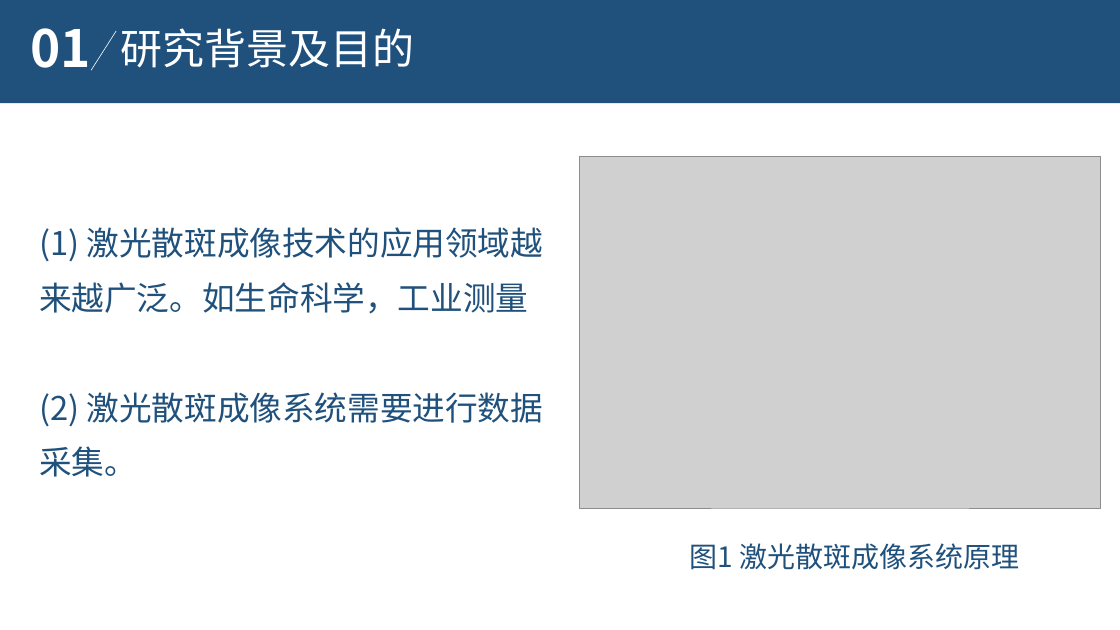
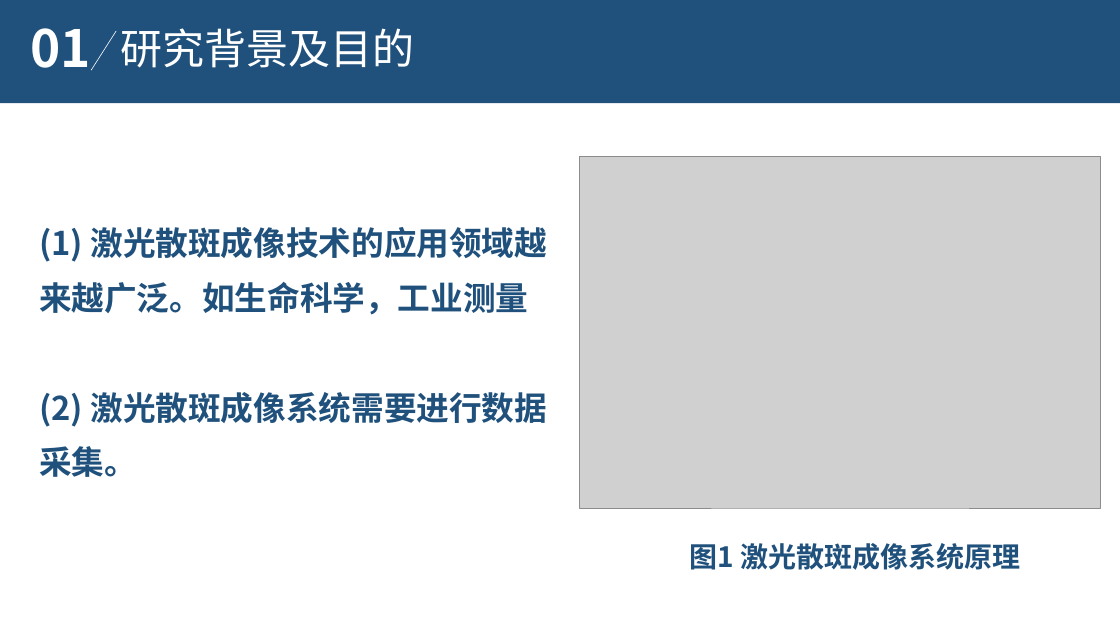
Before and after one commit to aihes/PylonCamera, a slide deck: slide 3 of paper/激光散斑系统CCD相机数据采集控制软件设计.ppt. Drawn at 1120x630 pixels with LibreOffice and Linux fonts; fonts in the diff are those of the drawing; grey boxes stand for pictures; background and template pictures are left out. Boxes give left, top, right and bottom in pixels: in the first picture for what was removed or moved away, otherwise in the second. Text is boxed around its words. In the diff, an @@ line names an element or a change of style, - is before the commit and + after.

```diff
--- a/paper/激光散斑系统CCD相机数据采集控制软件设计.ppt
+++ b/paper/激光散斑系统CCD相机数据采集控制软件设计.ppt
@@ text "(1) 激光散斑成像技术的应用领域越来越广泛。如生命科学，工业测量" at (39, 227, 547, 477): bold on @@
@@ text "图1 激光散斑成像系统原理" at (689, 543, 1020, 570): bold on @@
```
Also in this commit, not shown: 10 other slides changed.
